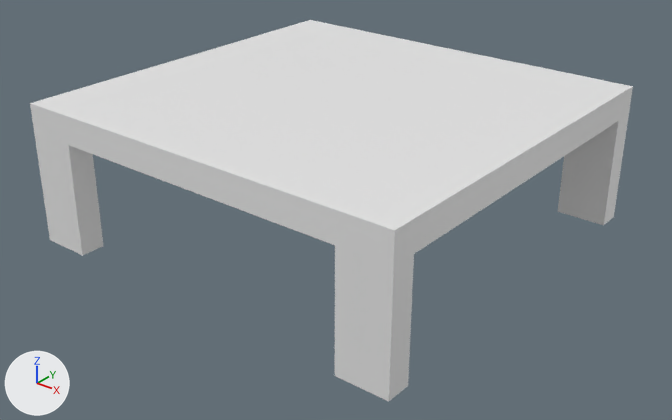
One commit to the glTF model 3D Models/Table.glb: the scene before it, then after it.
Camera for both pictures: a 50 mm camera at (3.72, -7.23, 3.62) aimed at (-0.36, -2.13, 0.46). The axes (+X, +Y, +Z) are drawn at lower left. The lights are the same throughout.

Objects in the first picture: 'table'.
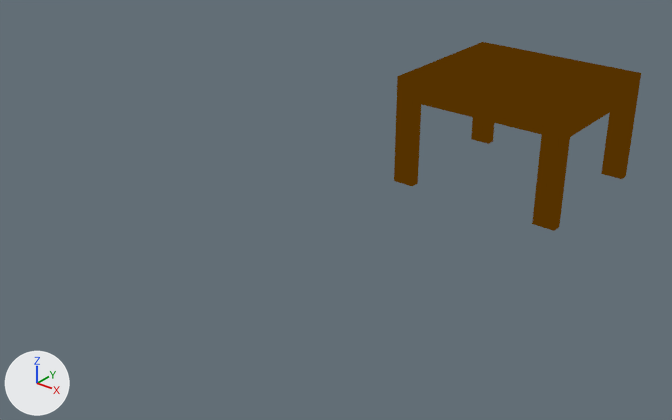
Where the change shows, as pixel boxes (x1, y1, x2, y2) in the pictures (672 x 420 px):
'table', recoloured, moved, rescaled (59% narrower, 50% shorter)
    before: (30, 20, 633, 401)
    after: (394, 42, 641, 231)

Patch to the scene script:
```diff
--- a/3D Models/Table.glb.py
+++ b/3D Models/Table.glb.py
@@ img_table_colour_map @@
+img_table_colour_map = load_image('table-colour_map', '_unpacked/table-colour_map', 1024, 1024, 'sRGB')
@@ mat_table @@
+mat_table = bpy.data.materials.new('table')
+# uses the picture img_table_colour_map
@@ me_cube_003 @@
 me_cube_003.from_pydata(...)  # 226 vertices, 448 faces; spans x -1.0..1.0, y -1.0..1.0, z -1.0..8.95
+me_cube_003.materials.append(mat_table)
@@ ob_table @@
 ob_table = bpy.data.objects.new('table', me_cube_003)
-ob_table.location = (0.0, -2.535, 1.481)
+ob_table.location = (0.015, 0.018, 0.992)
 ob_table.rotation_euler = (3.136, 0.0, 0.0)  # degrees (180, 0, 0)
-ob_table.scale = (1.46, 1.42, 0.101)
+ob_table.scale = (0.815, 0.731, 0.101)
```
